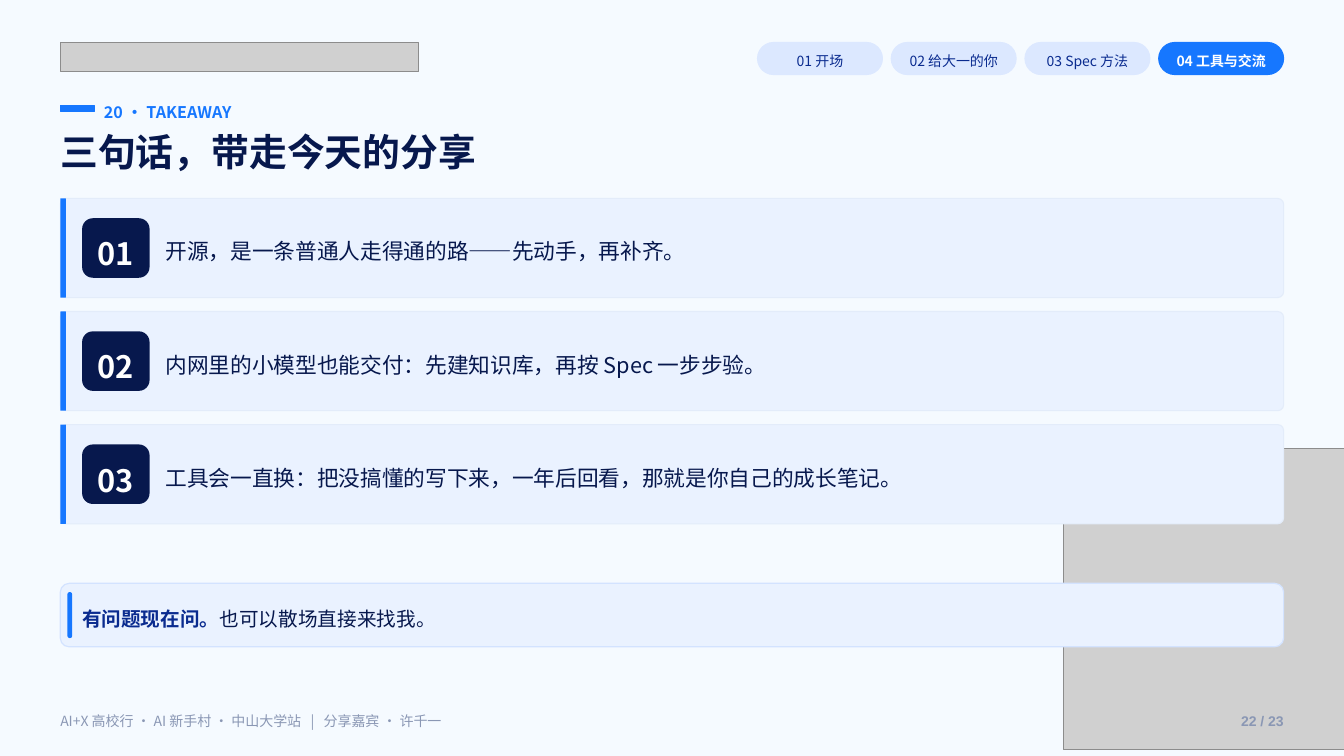
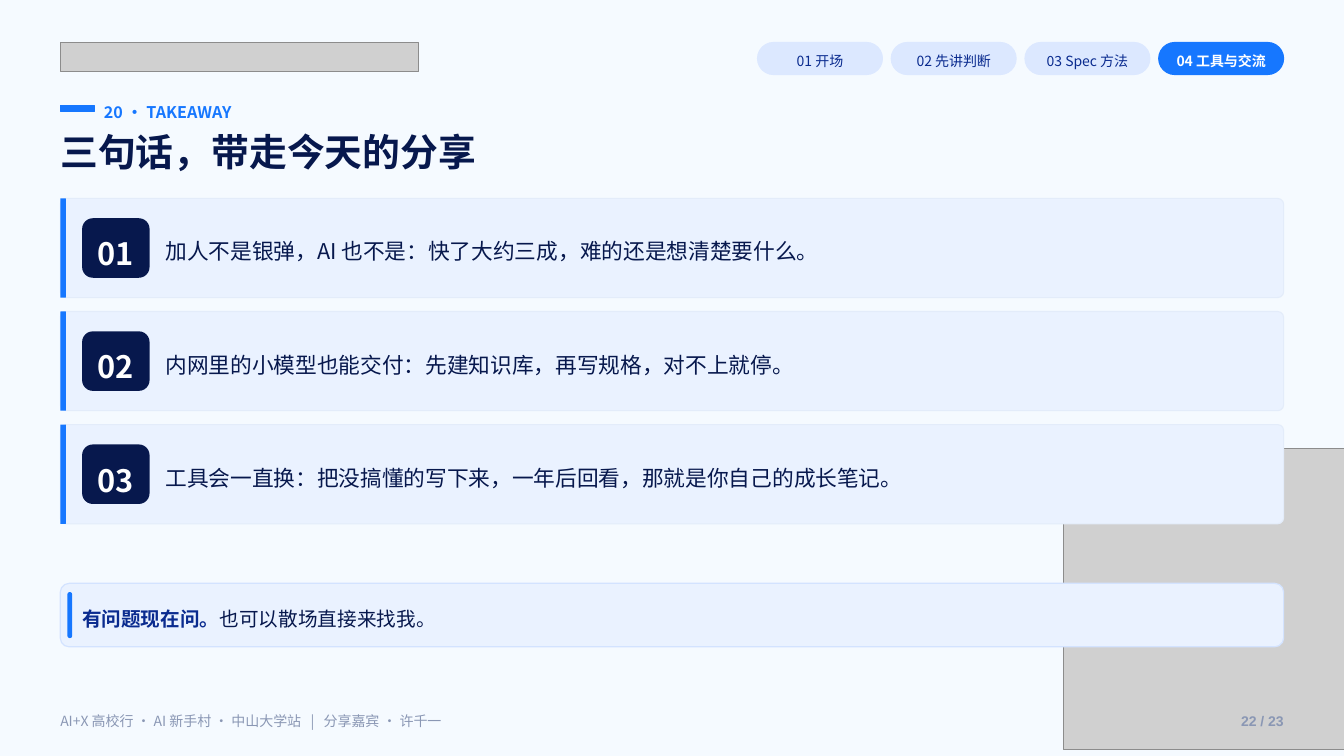
Before and after one commit to Frocir/aix-talk, a slide deck: slide 22 of aix-talk-26pages.pptx. Drawn at 1344x756 pixels with LibreOffice and Linux fonts; fonts in the diff are those of the drawing; grey boxes stand for pictures. Boxes give left, top, right and bottom in pixels: in the first picture for what was removed or moved away, otherwise in the second. Text is boxed around its words. In the diff, an @@ line names an element or a change of style, - is before the commit and + after.

```diff
--- a/aix-talk-26pages.pptx
+++ b/aix-talk-26pages.pptx
@@ text at (917,54,991,67): text changed @@
-02 给大一的你
+02 先讲判断
@@ text at (165,240,818,261): text changed @@
-开源，是一条普通人走得通的路——先动手，再补齐。
+加人不是银弹，AI 也不是：快了大约三成，难的还是想清楚要什么。
@@ text at (165,354,793,375): text changed @@
-内网里的小模型也能交付：先建知识库，再按 Spec 一步步验。
+内网里的小模型也能交付：先建知识库，再写规格，对不上就停。
```
Also in this commit, not shown: 20 other slides changed, 1 other file.
